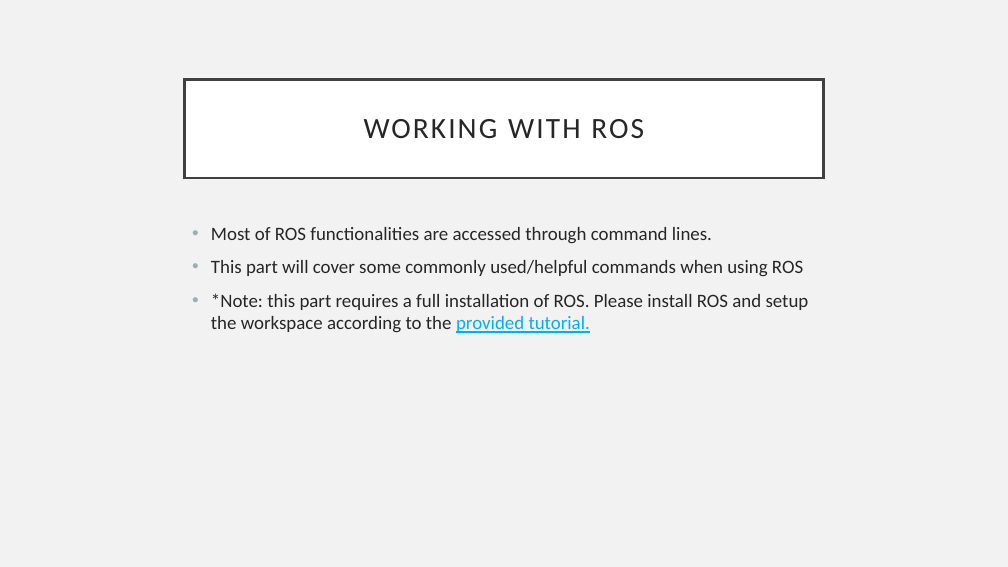
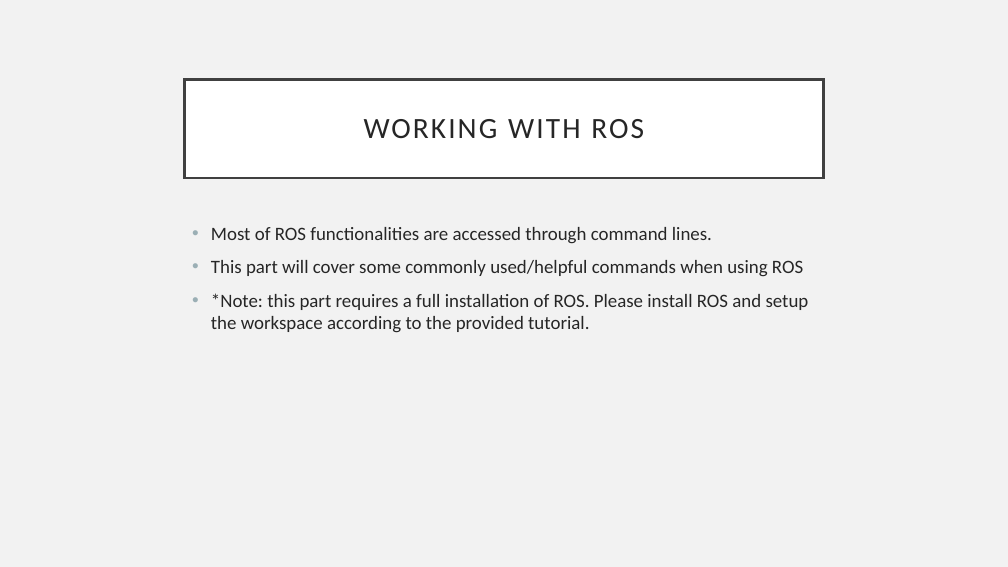
Before and after one commit to fpt-corp/DiRa, a slide deck: slide 18 of Reference/ROS/Introduction to ROS.pptx. Drawn at 1008x567 pixels with LibreOffice and Linux fonts; fonts in the diff are those of the drawing. Boxes give left, top, right and bottom in pixels: in the first picture for what was removed or moved away, otherwise in the second. Text is boxed around its words. In the diff, an @@ line names an element or a change of style, - is before the commit and + after.

```diff
--- a/Reference/ROS/Introduction to ROS.pptx
+++ b/Reference/ROS/Introduction to ROS.pptx
@@ text at [211, 293, 809, 333]: text colour #00B0F0 to #262626, underline off in "provided tutorial." @@
```
Also in this commit, not shown: 2 other files.
